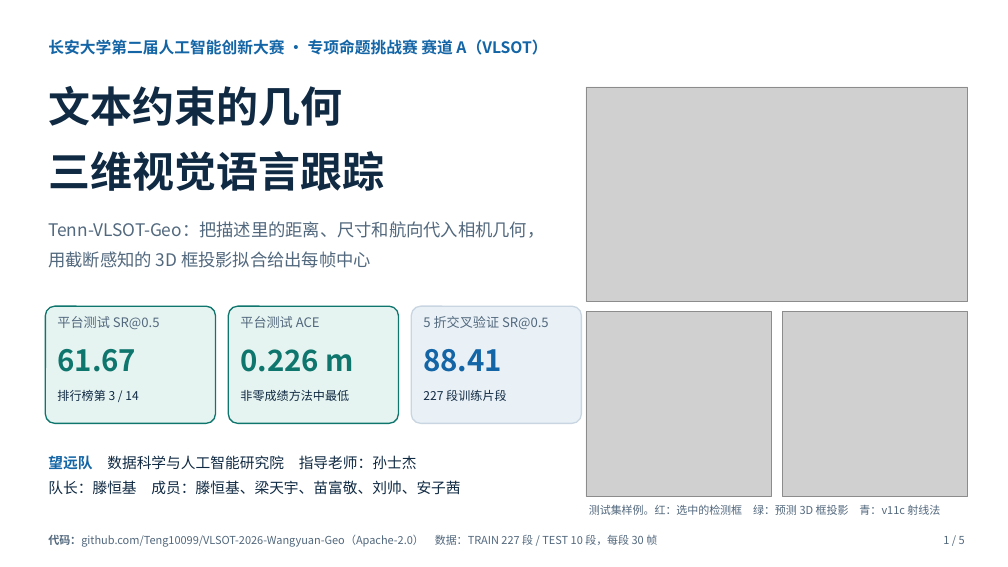
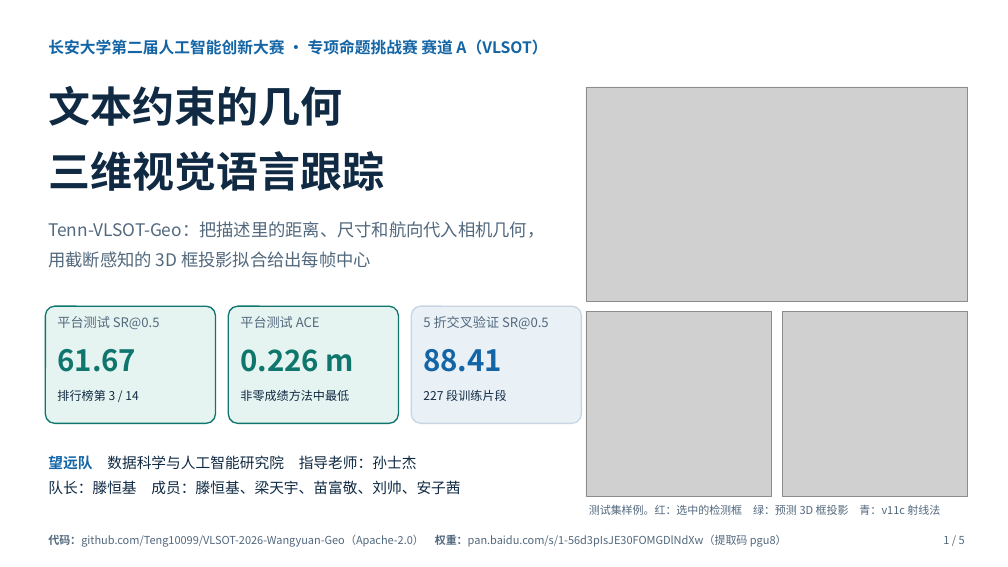
Before and after one commit to Teng10099/VLSOT-2026-Wangyuan-Geo, a slide deck: slide 1 of reports/wangyuan_vlsot_geo_ppt_5p.pptx. Drawn at 1008x567 pixels with LibreOffice and Linux fonts; fonts in the diff are those of the drawing; grey boxes stand for pictures. Boxes give left, top, right and bottom in pixels: in the first picture for what was removed or moved away, otherwise in the second. Text is boxed around its words. In the diff, an @@ line names an element or a change of style, - is before the commit and + after.

Commit message:
Add Baidu Netdisk link for the weight package; links on PPT cover

```diff
--- a/reports/wangyuan_vlsot_geo_ppt_5p.pptx
+++ b/reports/wangyuan_vlsot_geo_ppt_5p.pptx
@@ text at box(48, 534, 787, 547): text changed @@
-代码：github.com/Teng10099/VLSOT-2026-Wangyuan-Geo（Apache-2.0） 数据：TRAIN 227 段 / TEST 10 段，每段 30 帧
+代码：github.com/Teng10099/VLSOT-2026-Wangyuan-Geo（Apache-2.0） 权重：pan.baidu.com/s/1-56d3pIsJE30FOMGDlNdXw（提取码 pgu8）
```
Also in this commit, not shown: 5 other files.
